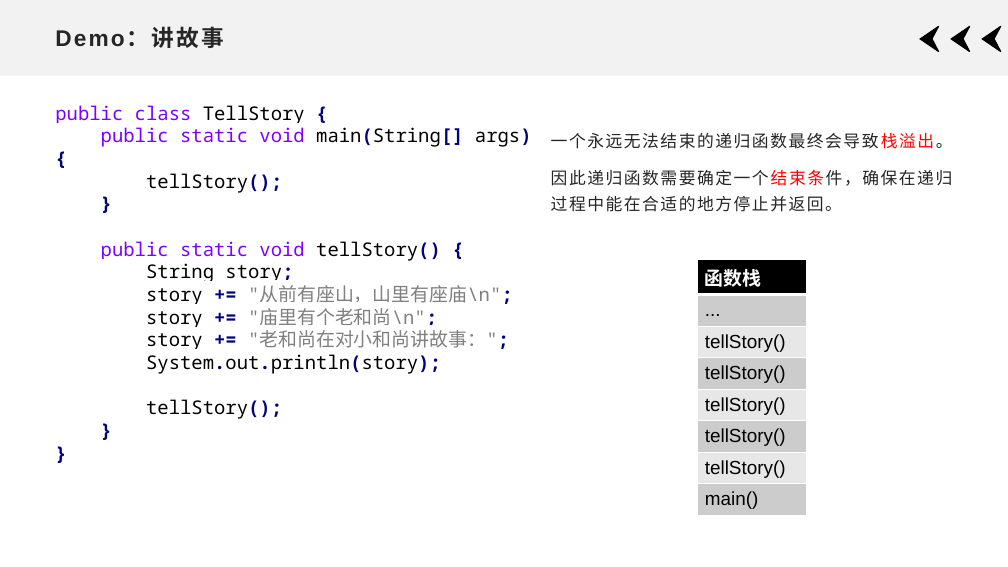
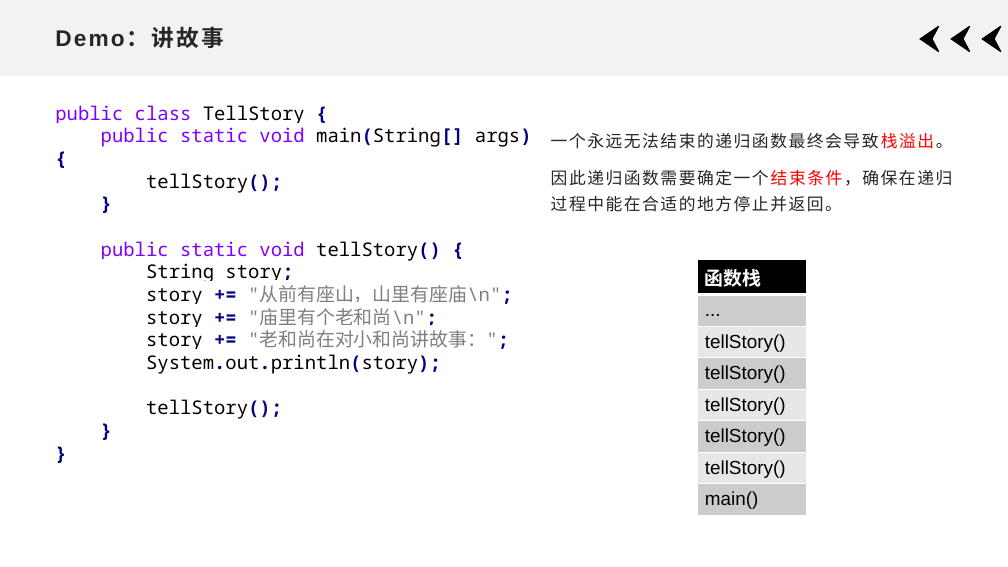
Before and after one commit to xdai02/Java, a slide deck: slide 37 of slides/Chapter5.pptx (slide 33 before the commit). Drawn at 1008x567 pixels with LibreOffice and Linux fonts; fonts in the diff are those of the drawing. Boxes give left, top, right and bottom in pixels: in the first picture for what was removed or moved away, otherwise in the second. Text is boxed around its words. In the diff, an @@ line names an element or a change of style, - is before the commit and + after.

```diff
--- a/slides/Chapter5.pptx
+++ b/slides/Chapter5.pptx
@@ text at (551, 170, 953, 212): text colour #262626 to #FF0000 in "因此递归函数需要确定一个结束条件，确保在递归过程中能在合适的地方停止并返回。" @@
```
Also in this commit, not shown: 1 other slide changed, 1 slide added, 6 other files.
